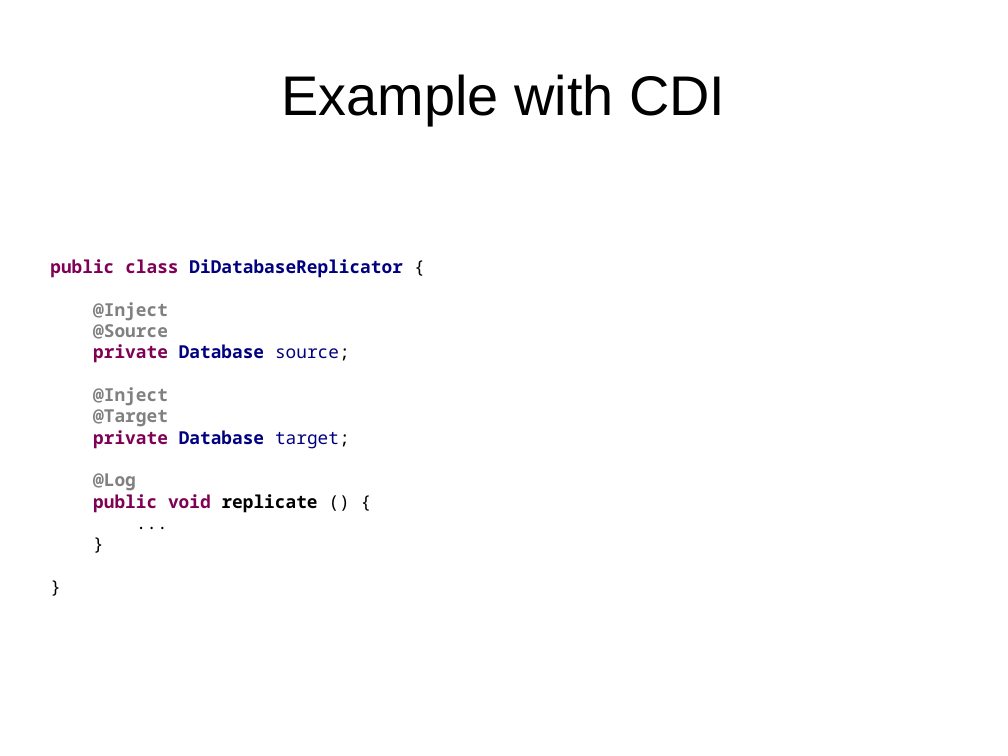
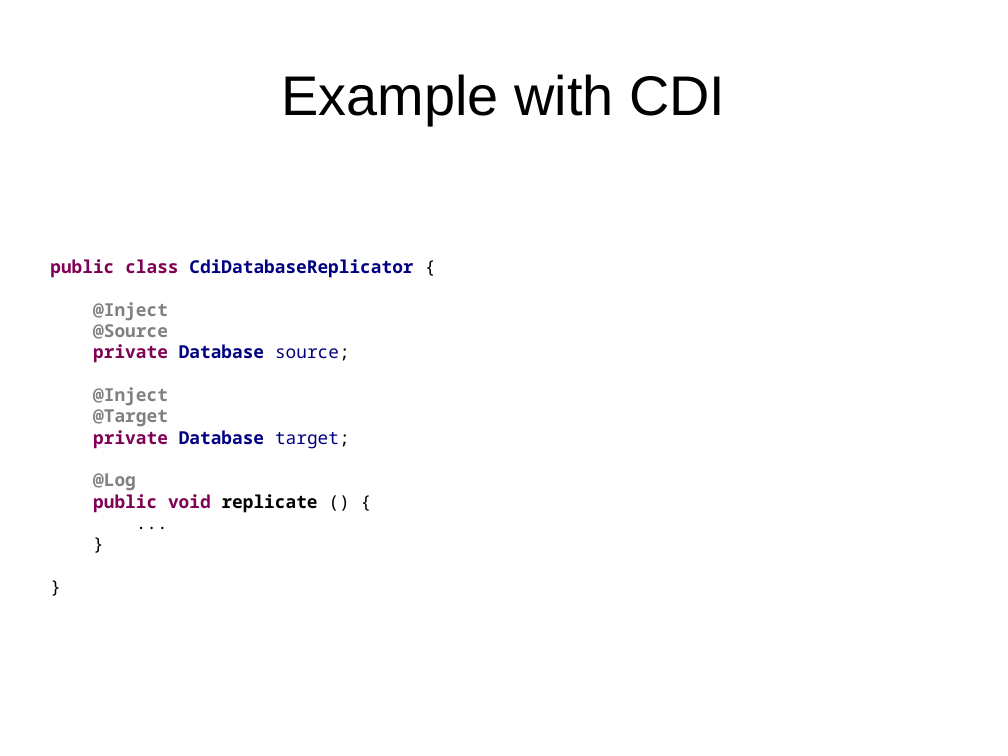
Before and after one commit to FrigoCoder/CDI, a slide deck: slide 3 of CDI.odp. Drawn at 1008x756 pixels with LibreOffice and Linux fonts; fonts in the diff are those of the drawing. Boxes give left, top, right and bottom in pixels: in the first picture for what was removed or moved away, otherwise in the second. Text is boxed around its words. In the diff, an @@ line names an element or a change of style, - is before the commit and + after.

```diff
--- a/CDI.odp
+++ b/CDI.odp
@@ text at box(50, 259, 413, 278): text changed @@
-public class DiDatabaseReplicator {
+public class CdiDatabaseReplicator {
```
Also in this commit, not shown: 2 other slides changed, 1 slide removed.
